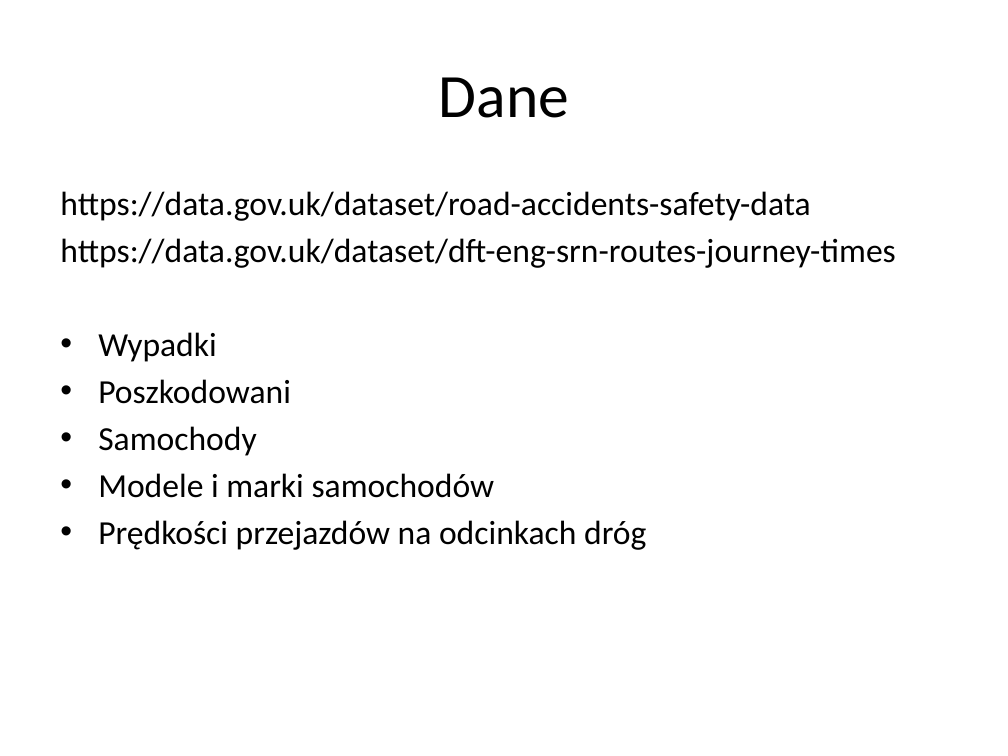
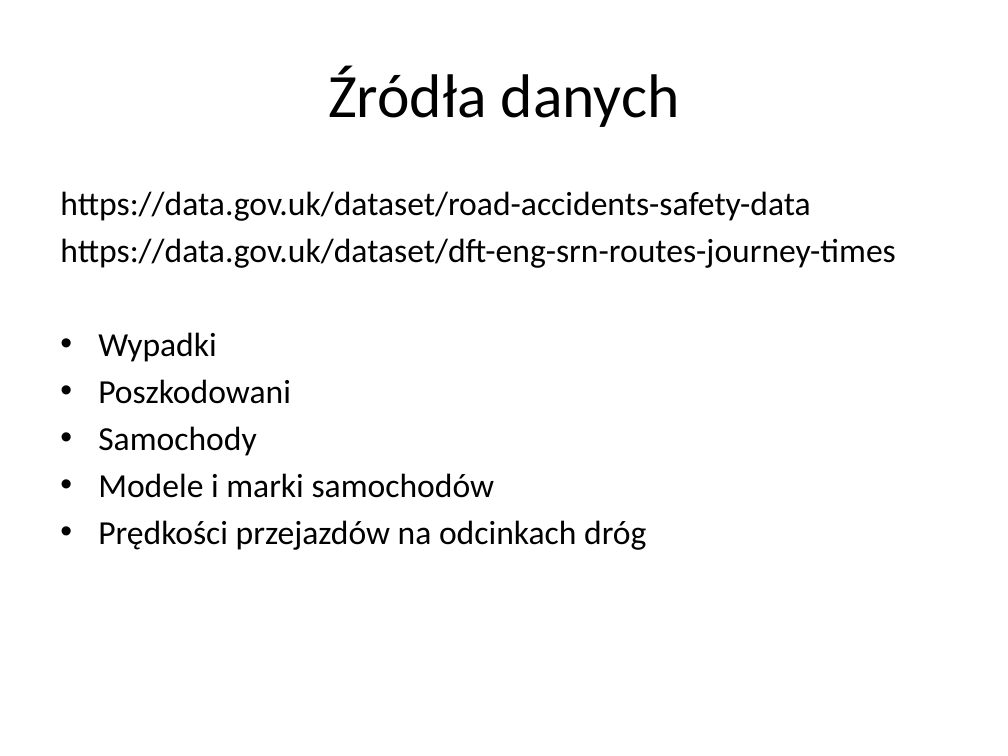
Before and after one commit to anyanyany/DataScience, a slide deck: slide 2 of PozyskiwanieDanych/prezentacja szablon.pptx. Drawn at 1008x756 pixels with LibreOffice and Linux fonts; fonts in the diff are those of the drawing. Boxes give left, top, right and bottom in pixels: in the first picture for what was removed or moved away, otherwise in the second. Text is boxed around its words. In the diff, an @@ line names an element or a change of style, - is before the commit and + after.

```diff
--- a/PozyskiwanieDanych/prezentacja szablon.pptx
+++ b/PozyskiwanieDanych/prezentacja szablon.pptx
@@ title at (x1=328, y1=66, x2=680, y2=127): text changed @@
-Dane
+Źródła danych
```
Also in this commit, not shown: 2 other slides changed.
